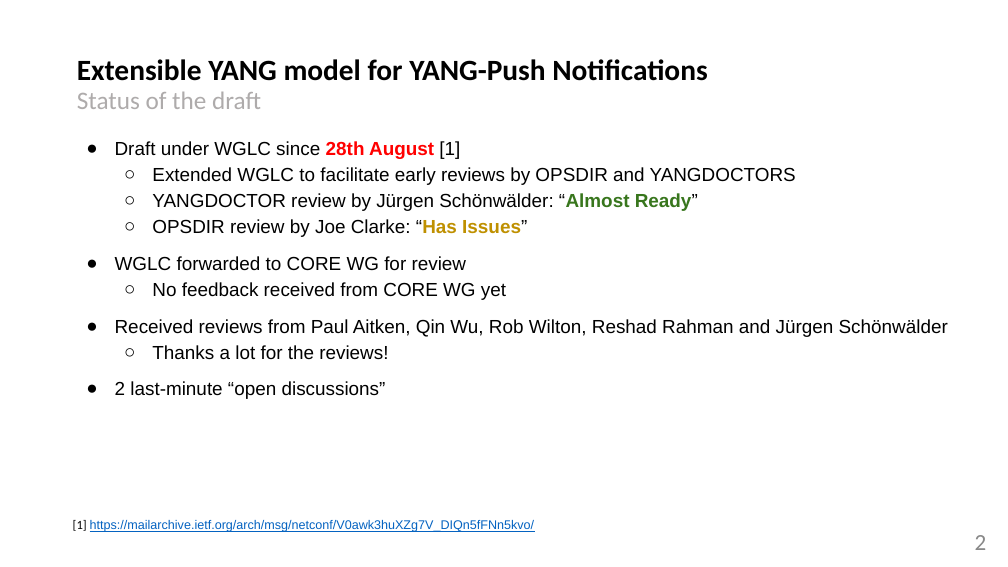
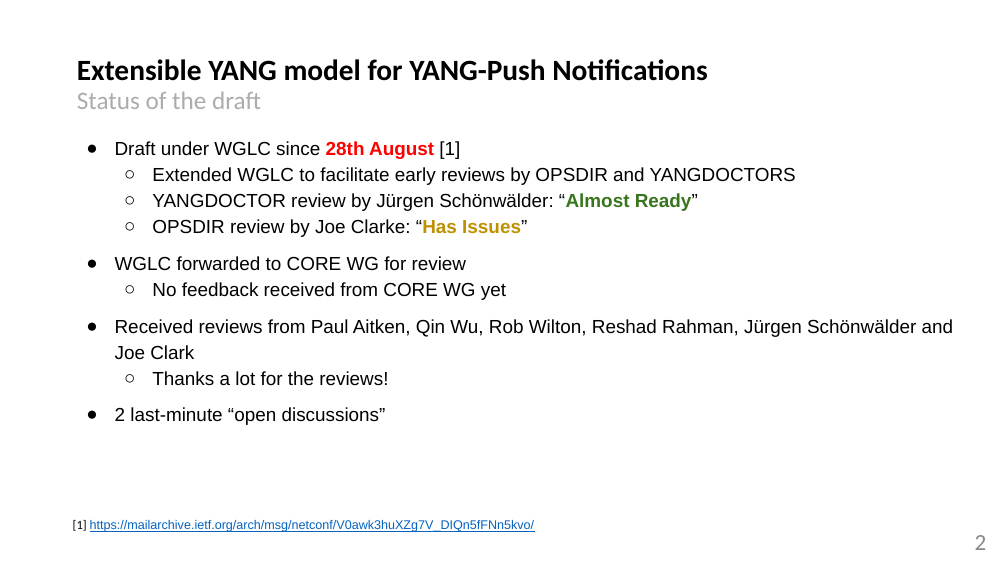
Before and after one commit to network-analytics/ietf-network-analytics-document-status, a slide deck: slide 2 of 124/NETCONF/draft-ietf-netconf-notif-envelope-03.pptx. Drawn at 1008x567 pixels with LibreOffice and Linux fonts; fonts in the diff are those of the drawing. Boxes give left, top, right and bottom in pixels: in the first picture for what was removed or moved away, otherwise in the second. Text is boxed around its words. In the diff, an @@ line names an element or a change of style, - is before the commit and + after.

Commit message:
notif-envelope fixes

```diff
--- a/124/NETCONF/draft-ietf-netconf-notif-envelope-03.pptx
+++ b/124/NETCONF/draft-ietf-netconf-notif-envelope-03.pptx
@@ text at (115, 319, 954, 360): text changed @@
-● Received reviews from Paul Aitken, Qin Wu, Rob Wilton, Reshad Rahman and Jürgen Schönwälder
+● Received reviews from Paul Aitken, Qin Wu, Rob Wilton, Reshad Rahman, Jürgen Schönwälder and Joe Clark
```
Also in this commit, not shown: 1 other slide changed, 1 other file.
